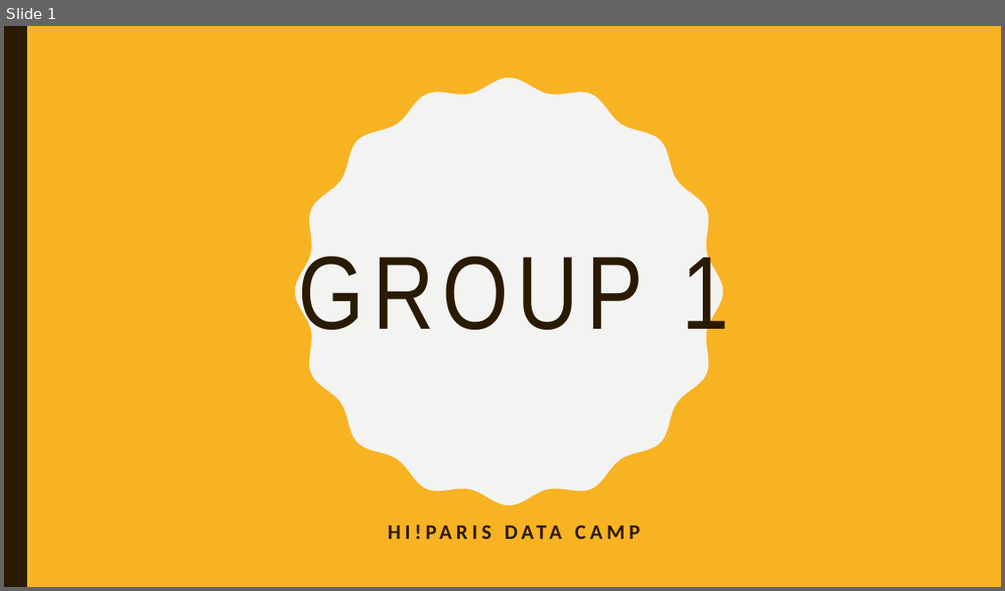
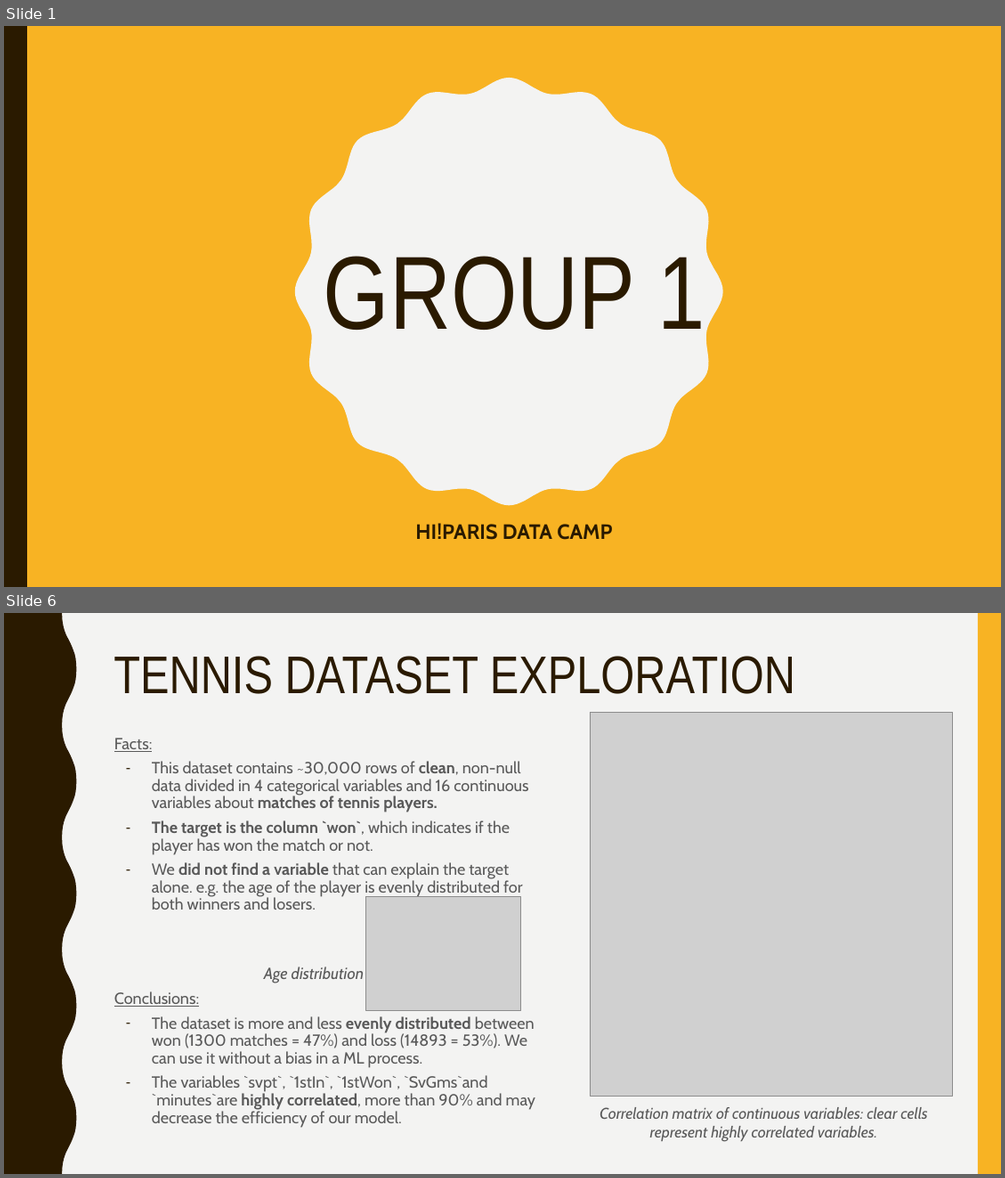
Before and after one commit to waddason/Hi-Paris_bootcamp, a slide deck: 20240830_HIP_DBC_group1.pptx. Shown one above the other, each under a label of ours: slide 1 before the commit, slides 1 and 6 after it; the slides between them are not shown. The pictures are 1005x591 and 1005x1178 pixels, drawn with LibreOffice and Linux fonts; fonts in the diff are those of the drawing; grey boxes stand for pictures; background and template pictures are left out. Boxes give left, top, right and bottom in pixels: in the first picture for what was removed or moved away, otherwise in the second. Text is boxed around its words. In the diff, an @@ line names an element or a change of style, - is before the commit and + after.

```diff
--- a/20240830_HIP_DBC_group1.pptx
+++ b/20240830_HIP_DBC_group1.pptx
@@ slide 6 added at <box>4,613,1001,1174</box>, background #F3F3F2 @@
@@ freeform shape added at <box>4,613,77,1174</box>, fill #2A1A00 @@
@@ rectangle added at <box>978,613,1001,1174</box>, fill #F8B323 @@
@@ title added at <box>113,656,795,694</box>, 51 pt, text #2A1A00 @@
+TENNIS DATASET EXPLORATION
@@ picture added at <box>590,712,952,1095</box> @@
@@ text added at <box>114,738,535,1127</box>, 15.5 pt, text #595959 @@
+Facts:
+– This dataset contains ~30,000 rows of clean, non-null data divided in 4 categorical variables and 16 continuous variables about matches of tennis players.
+– The target is the column `won`, which indicates if the player has won the match or not.
+– We did not find a variable that can explain the target alone. e.g. the age of the player is evenly distributed for both winners and losers.
+  Age distribution →
+Conclusions:
+– The dataset is more and less evenly distributed between won (1300 matches = 47%) and loss (14893 = 53%). We can use it without a bias in a ML process.
+– The variables `svpt`, `1stIn`, `1stWon`, `SvGms`and `minutes`are highly correlated, more than 90% and may decrease the efficiency of our model.
@@ picture added at <box>366,897,520,1011</box> @@
@@ text added at <box>599,1107,927,1142</box>, 15 pt, text #595959, italic @@
+Correlation matrix of continuous variables: clear cells represent highly correlated variables.
@@ slide 1 changed as well @@
@@ title "GROUP 1" at <box>324,256,704,329</box>: letter spacing 8 to 0 pt @@
@@ subtitle "HI!PARIS DATA CAMP" at <box>415,523,612,540</box>: font Calibri to Cabin, letter spacing 4 to 0 pt; less space between paragraphs @@
```
Also in this commit, not shown: 1 other slide changed, 5 other slides added, 4 slides removed, 4 other files.
